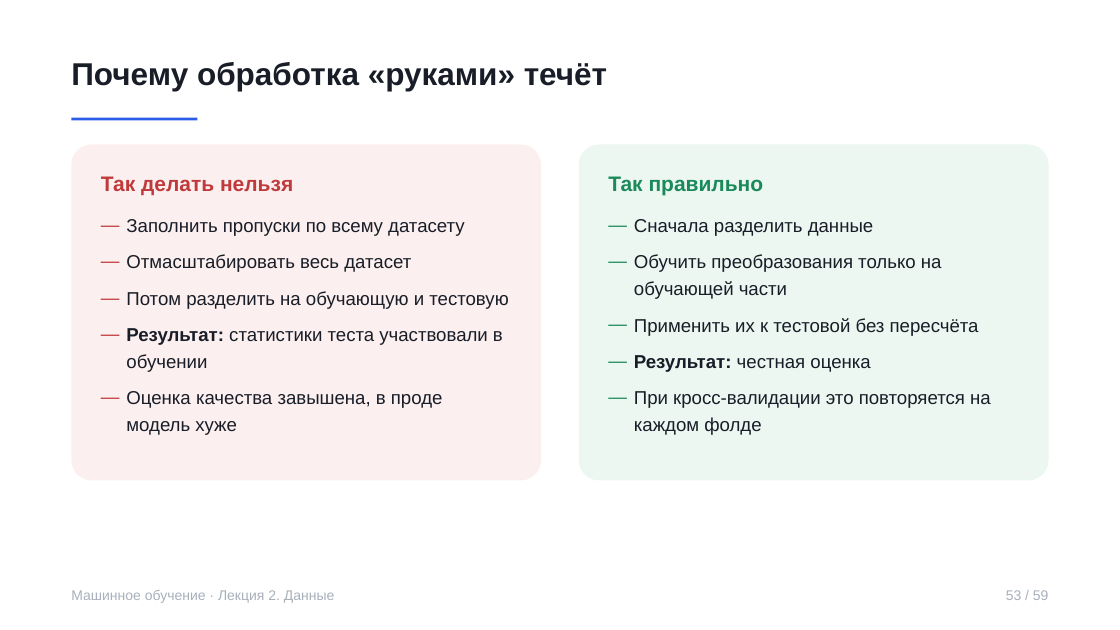
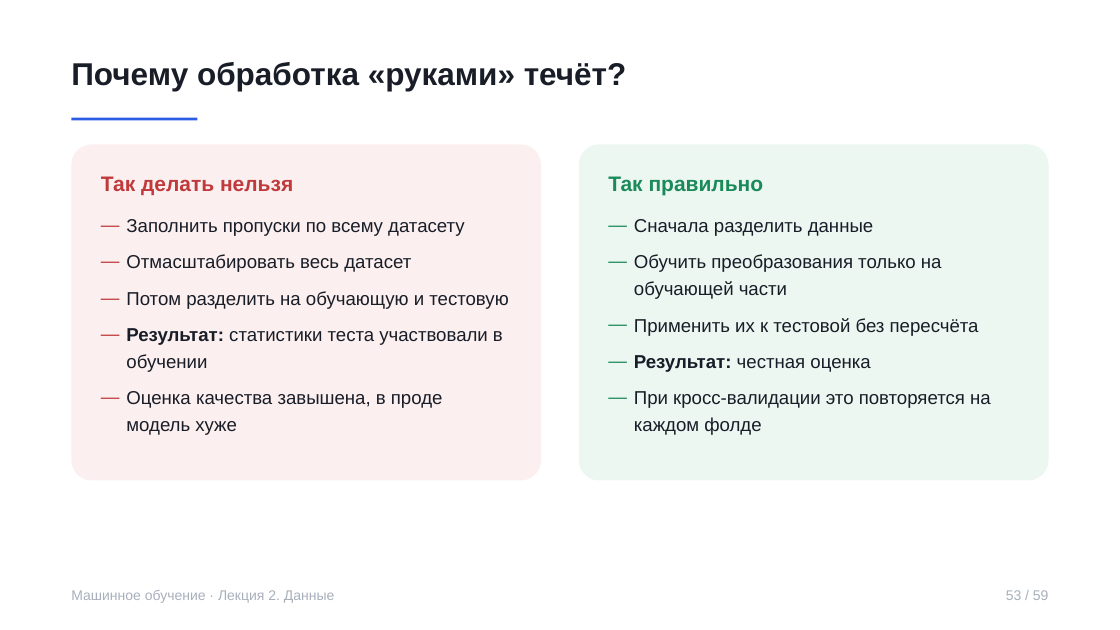
Before and after one commit to rustam-azimov/ml-course-hse, a slide deck: slide 53 of lectures/lecture02.pptx. Drawn at 1120x630 pixels with LibreOffice and Linux fonts; fonts in the diff are those of the drawing. Boxes give left, top, right and bottom in pixels: in the first picture for what was removed or moved away, otherwise in the second. Text is boxed around its words. In the diff, an @@ line names an element or a change of style, - is before the commit and + after.

```diff
--- a/lectures/lecture02.pptx
+++ b/lectures/lecture02.pptx
@@ text at <box>71,62,627,91</box>: text changed @@
-Почему обработка «руками» течёт
+Почему обработка «руками» течёт?
```
Also in this commit, not shown: 9 other slides changed, 2 other files.
